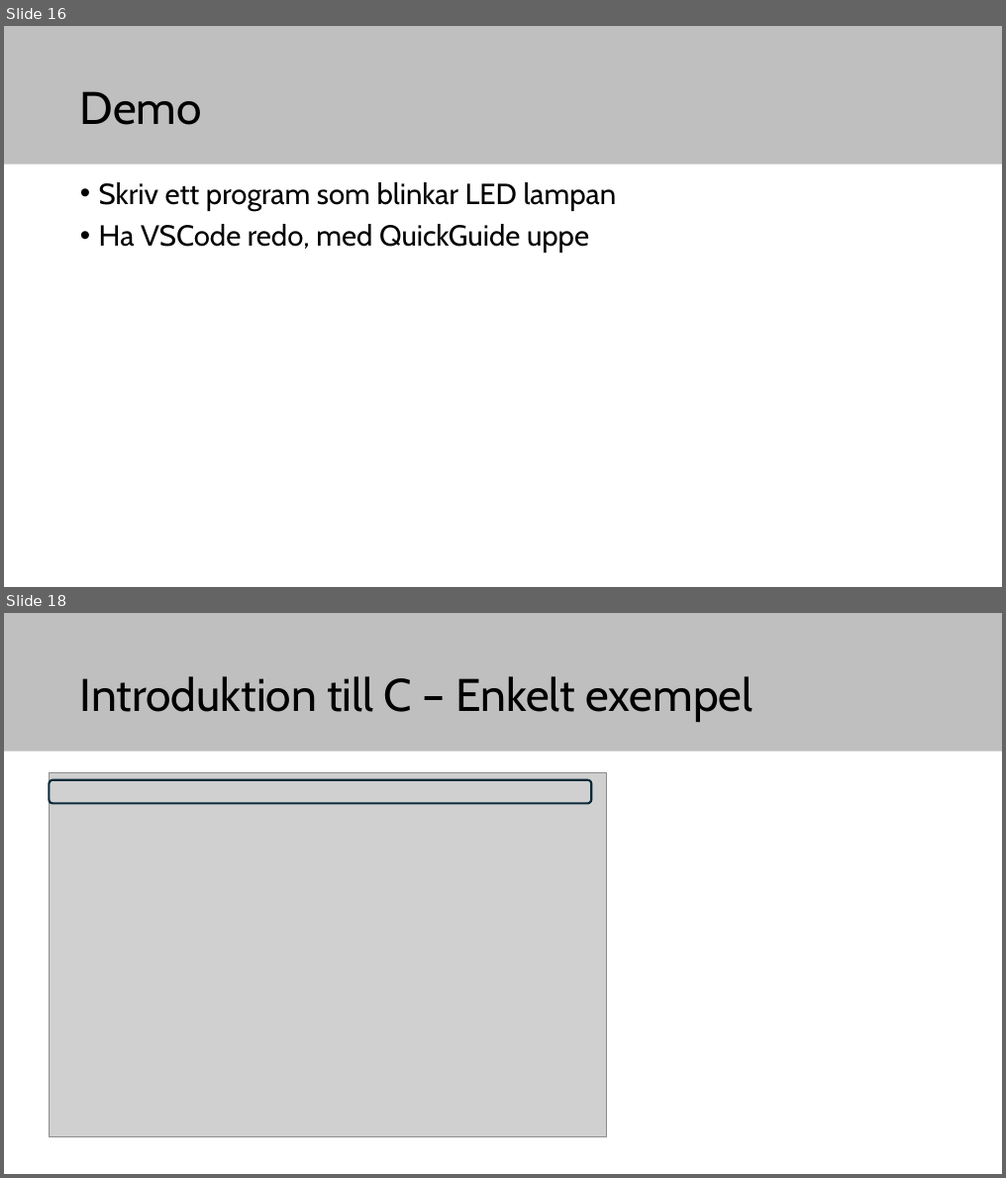
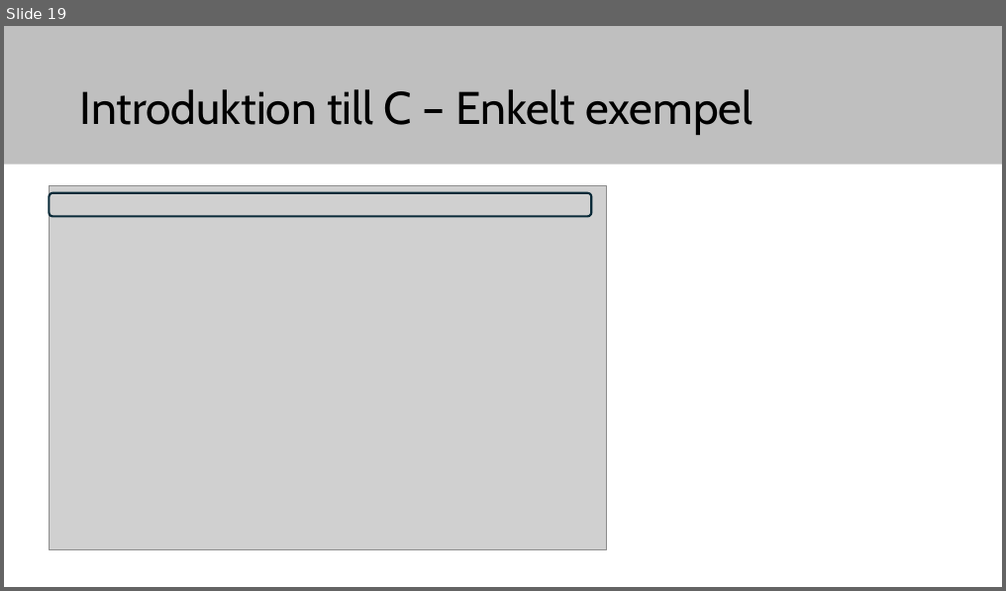
Before and after one commit to elias-at-chalmers/mop-lecture_notes-mirror, a slide deck: slides/lecture04-intro-gpio-c.pptx. Shown one above the other, each under a label of ours: slides 16 and 18 before the commit, slide 19 after it; the slides between them are not shown. The pictures are 1006x1178 and 1006x591 pixels, drawn with LibreOffice and Linux fonts; fonts in the diff are those of the drawing; grey boxes stand for pictures. Boxes give left, top, right and bottom in pixels: in the first picture for what was removed or moved away, otherwise in the second. Text is boxed around its words. In the diff, an @@ line names an element or a change of style, - is before the commit and + after.

```diff
--- a/slides/lecture04-intro-gpio-c.pptx
+++ b/slides/lecture04-intro-gpio-c.pptx
@@ slide 16 removed at (x1=4, y1=26, x2=1002, y2=587), background #FFFFFF; not listed: 1 template element that a slide beside it also shows @@
@@ title removed at (x1=80, y1=91, x2=202, y2=125) @@
-Demo
@@ text removed at (x1=99, y1=182, x2=617, y2=253) @@
-• Skriv ett program som blinkar LED lampan
-• Ha VSCode redo, med QuickGuide uppe
@@ what was slide 18 is now slide 19 @@
```
Also in this commit, not shown: 6 slides changed, 5 slides added, 2 other slides removed, 1 other file.
